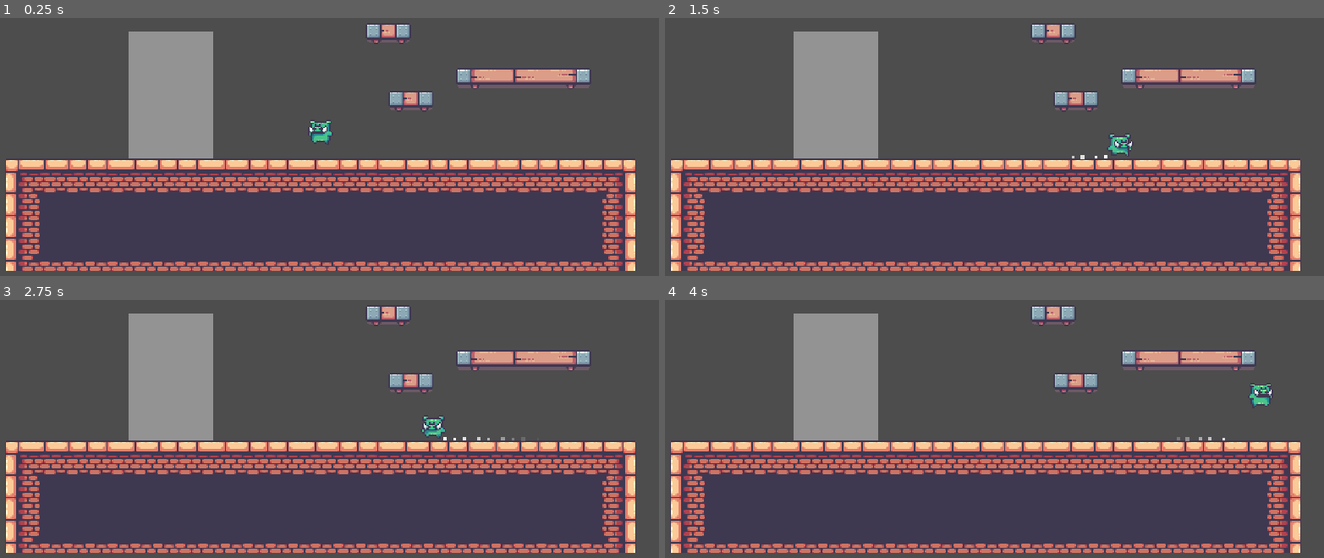
Above: before the commit, frames 1-4 (two rows, left to right).
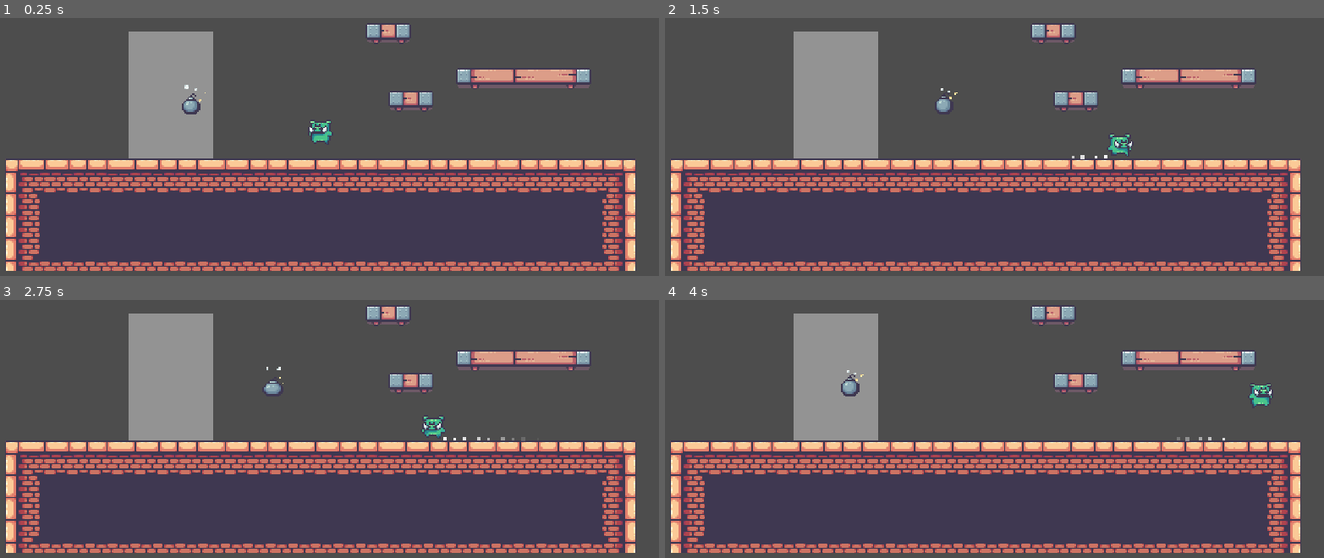
Above: after the commit, the same moments.

Repository: abdul-rehman-d/godot-challenge
Game: Godot game, scene res://main.tscn
Same seed, same stepped clock (60 frames per second), same inputs: the game is played once before the commit and once after it.
Inputs:
- Up to frame 1 (0.25 s): no input
- Up to frame 2 (1.5 s): hold Right (right) from 0.53 s (still down); tap Space (jump) at 0.77 s
- Up to frame 3 (2.75 s): tap Space (jump) at 1.52 s; release Right (right) at 2.03 s; hold Left (left) from 2.03 s (still down)
- Up to frame 4 (4 s): release Left (left) at 2.78 s; hold Right (right) from 2.78 s (still down); tap Space (jump) at 3.02, 3.77 s

The runs differ from the first frame. In frame 1, 0.2% of the frame differs, in the area x 27-32%, y 25-38%; in frame 2, 0.1%; in frame 3, 0.1%; in frame 4, 0.2%, in the area x 26-31%, y 27-38%.

Commit message:
round 8: danger object 💣

Diff:
--- a/main.tscn
+++ b/main.tscn
@@ -1,9 +1,10 @@
-[gd_scene load_steps=13 format=4 uid="uid://yrbncu3bu7y6"]
+[gd_scene load_steps=14 format=4 uid="uid://yrbncu3bu7y6"]
 
 [ext_resource type="Texture2D" uid="uid://ddhi3buwcvuub" path="res://assets/sprites/14-TileSets/Terrain (32x32).png" id="1_sm6ud"]
 [ext_resource type="PackedScene" uid="uid://cij1prqjgcjf3" path="res://scenes/player/player.tscn" id="2_177vh"]
 [ext_resource type="Texture2D" uid="uid://cbwii1jnv4og" path="res://assets/sprites/14-TileSets/Decorations (32x32).png" id="3_trw4k"]
 [ext_resource type="PackedScene" uid="uid://kvi4djl1fik7" path="res://scenes/slowdown/slow_down.tscn" id="3_vbrni"]
+[ext_resource type="PackedScene" uid="uid://c8h1ph6wm24va" path="res://scenes/danger_object/danger_object.tscn" id="4_kueqr"]
 
 [sub_resource type="TileSetAtlasSource" id="TileSetAtlasSource_rd7pl"]
 texture = ExtResource("1_sm6ud")
@@ -513,5 +514,18 @@
 shape = SubResource("RectangleShape2D_6mjoi")
 one_way_collision = true
 
+[node name="Danger" type="Node2D" parent="Level"]
+
+[node name="DangerObject" parent="Level/Danger" node_paths=PackedStringArray("begin_position", "end_position") instance=ExtResource("4_kueqr")]
+position = Vector2(-105, 10)
+begin_position = NodePath("../Begin")
+end_position = NodePath("../End")
+
+[node name="Begin" type="Marker2D" parent="Level/Danger"]
+position = Vector2(-105, 10)
+
+[node name="End" type="Marker2D" parent="Level/Danger"]
+position = Vector2(0, 10)
+
 [node name="Player" parent="." instance=ExtResource("2_177vh")]
 metadata/_edit_lock_ = true
--- /dev/null
+++ b/scenes/danger_object/danger_object.gd
@@ -0,0 +1,27 @@
+extends StaticBody2D
+
+@export var begin_position: Marker2D
+@export var end_position: Marker2D
+
+@export var speed = 50.0
+
+var target: Vector2 = Vector2.ZERO
+var reverse: bool = false
+
+func _ready() -> void:
+	global_position = begin_position.global_position
+	target = end_position.global_position
+	reverse = false
+
+
+func _process(delta: float) -> void:
+	if global_position.distance_to(target) < 1:
+		# reached
+		if reverse:
+			target = end_position.global_position
+			reverse = false
+		else:
+			target = begin_position.global_position
+			reverse = true
+
+	global_position = global_position.move_toward(target, speed * delta)
--- /dev/null
+++ b/scenes/danger_object/danger_object.tscn
@@ -0,0 +1,56 @@
+[gd_scene load_steps=9 format=3 uid="uid://c8h1ph6wm24va"]
+
+[ext_resource type="Texture2D" uid="uid://cdp1vvgx0dufq" path="res://assets/sprites/09-Bomb/Bomb On (52x56).png" id="1_a0gbv"]
+[ext_resource type="Script" path="res://scenes/danger_object/danger_object.gd" id="1_qqwpc"]
+
+[sub_resource type="AtlasTexture" id="AtlasTexture_m7jkp"]
+atlas = ExtResource("1_a0gbv")
+region = Rect2(0, 0, 52, 56)
+
+[sub_resource type="AtlasTexture" id="AtlasTexture_jfo8q"]
+atlas = ExtResource("1_a0gbv")
+region = Rect2(52, 0, 52, 56)
+
+[sub_resource type="AtlasTexture" id="AtlasTexture_lrgci"]
+atlas = ExtResource("1_a0gbv")
+region = Rect2(104, 0, 52, 56)
+
+[sub_resource type="AtlasTexture" id="AtlasTexture_ogpsj"]
+atlas = ExtResource("1_a0gbv")
+region = Rect2(156, 0, 52, 56)
+
+[sub_resource type="SpriteFrames" id="SpriteFrames_sbrfn"]
+animations = [{
+"frames": [{
+"duration": 1.0,
+"texture": SubResource("AtlasTexture_m7jkp")
+}, {
+"duration": 1.0,
+"texture": SubResource("AtlasTexture_jfo8q")
+}, {
+"duration": 1.0,
+"texture": SubResource("AtlasTexture_lrgci")
+}, {
+"duration": 1.0,
+"texture": SubResource("AtlasTexture_ogpsj")
+}],
+"loop": true,
+"name": &"idle",
+"speed": 5.0
+}]
+
+[sub_resource type="CircleShape2D" id="CircleShape2D_a2sqh"]
+radius = 8.0
+
+[node name="DangerObject" type="StaticBody2D"]
+script = ExtResource("1_qqwpc")
+
+[node name="AnimatedSprite2D" type="AnimatedSprite2D" parent="."]
+position = Vector2(0, -4)
+sprite_frames = SubResource("SpriteFrames_sbrfn")
+animation = &"idle"
+autoplay = "idle"
+frame_progress = 0.621832
+
+[node name="CollisionShape2D" type="CollisionShape2D" parent="."]
+shape = SubResource("CircleShape2D_a2sqh")
